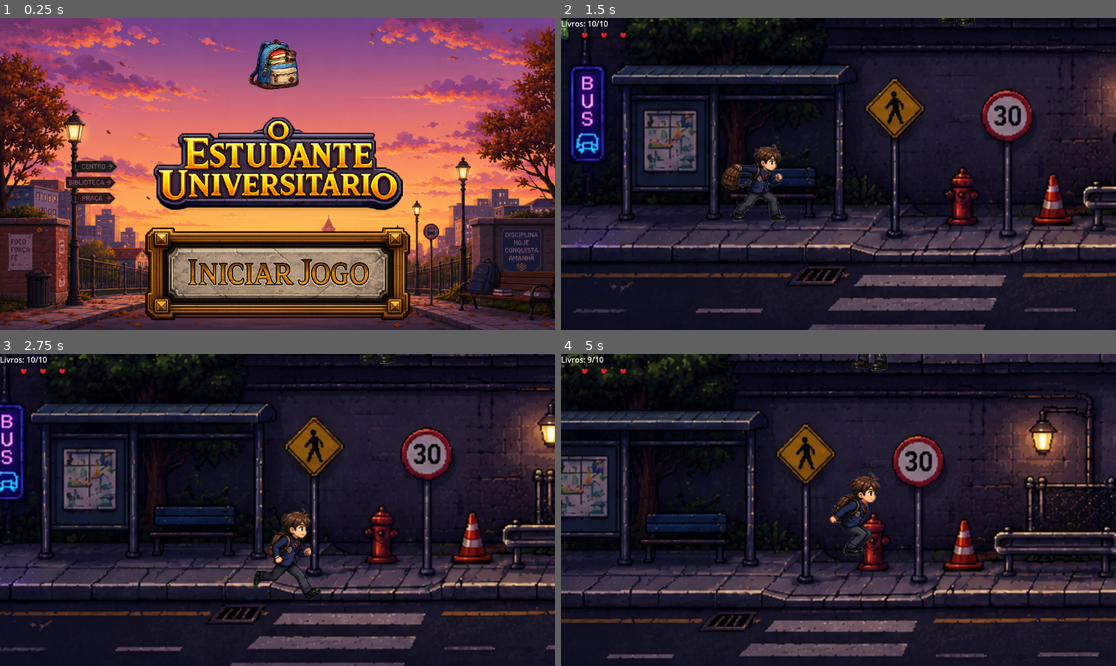
Above: before the commit, frames 1-4 (two rows, left to right).
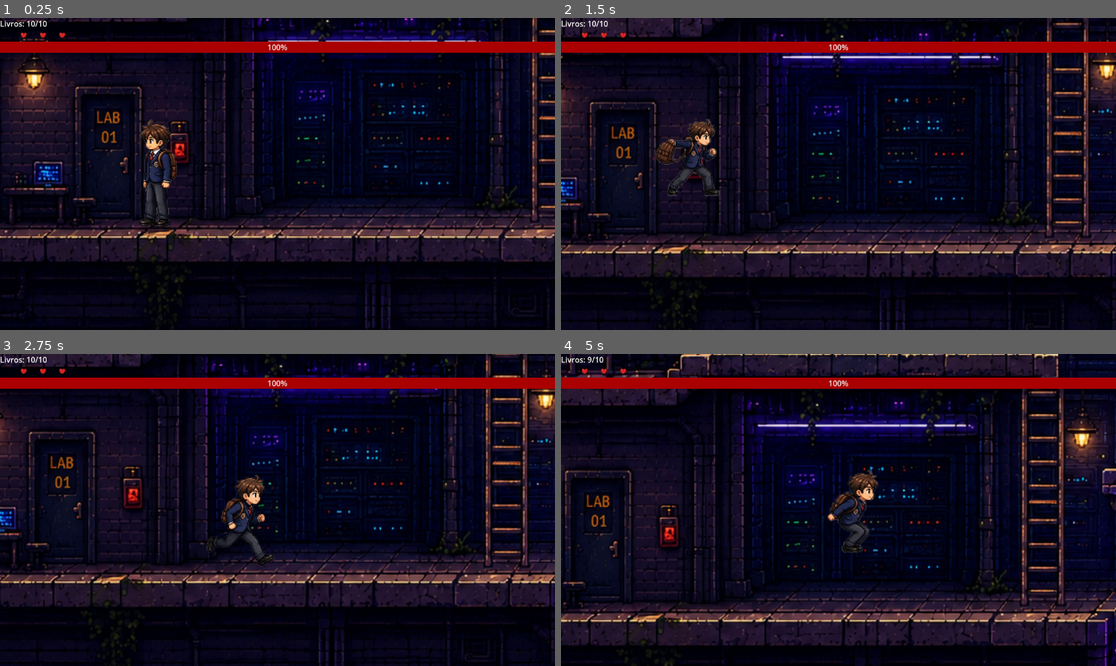
Above: after the commit, the same moments.

Repository: brielgaa/GODOT-GAME
Game: Godot game, scene res://scenes/enemies/cena_boss.tscn
Two runs of this game, one before a commit and one after it. Both use one fixed random seed, a clock stepped at 60 frames per second and the inputs below. Before the commit the project starts from res://scenes/ui/start_menu.tscn.
Inputs (mouse positions are in pixels of both pictures, inside the frame that each line leads up to):
- Up to frame 1 (0.25 s): no input
- Up to frame 2 (1.5 s): click (838, 273) at 0.52 s; tap Enter (ui_accept) at 1.25 s; hold Right (ui_right) from 1.28 s (still down); tap Z (attack) at 1.35 s
- Up to frame 3 (2.75 s): keep holding Right (ui_right); tap Enter (ui_accept) at 1.52, 2.27 s; tap Z (attack) at 2.1 s
- Up to frame 4 (5 s): release Right (ui_right) at 2.78 s; hold Left (ui_left) 2.78-3.53 s; tap X (shoot) at 2.85 s; tap Z (attack) at 3.05, 3.6, 4.35 s; hold Right (ui_right) from 3.53 s (still down); tap Enter (ui_accept) at 3.77, 4.52 s

The runs differ from the first frame. In frame 1, 92% of the frame differs, in the area x 0-100%, y 0-100%; in frame 2, 53%; in frame 3, 52%; in frame 4, 56%.

Commit message:
Add UI assets and Game Over scene; update boss/player/levels
- Added UI assets: exit.png, exitpressed.png, gameover fundo.png, tryagain.png, tryagainpressed.png
- Added Game Over scene and script: gameover.tscn, gameover.gd
- Updated project settings: project.godot
- Modified scenes: cena_boss.tscn, area_dano.tscn, level_1.tscn, vida.tscn
- Modified scripts: boss.gd, boss.tscn, player.gd, script_area_dano.gd

Diff:
--- a/GAME/project.godot
+++ b/GAME/project.godot
@@ -11,7 +11,7 @@
 [application]
 
 config/name="Projeto godot 2D"
-run/main_scene="uid://ca20x3ve3dx03"
+run/main_scene="uid://37niwy6gqpmf"
 config/features=PackedStringArray("4.6", "GL Compatibility")
 config/icon="res://icon.svg"
 
--- a/GAME/scenes/enemies/cena_boss.tscn
+++ b/GAME/scenes/enemies/cena_boss.tscn
@@ -55,13 +55,16 @@
 
 [node name="CanvasLayer" type="CanvasLayer" parent="." unique_id=1828821400]
 
-[node name="ProgressBar" type="ProgressBar" parent="CanvasLayer" unique_id=1684695441]
-anchors_preset = 5
-anchor_left = 0.5
-anchor_right = 0.5
-offset_top = 16.0
-offset_bottom = 39.0
+[node name="ProgressBar" type="ProgressBar" parent="CanvasLayer" unique_id=1684695441 groups=["barra_boss"]]
+anchors_preset = 14
+anchor_top = 0.5
+anchor_right = 1.0
+anchor_bottom = 0.5
+offset_top = -275.0
+offset_bottom = -252.0
 grow_horizontal = 2
+grow_vertical = 2
+size_flags_horizontal = 4
 theme_override_styles/background = SubResource("StyleBoxFlat_dfh2p")
 theme_override_styles/fill = SubResource("StyleBoxFlat_wdwsb")
 
@@ -154,6 +157,11 @@
 position = Vector2(522, 305)
 shape = SubResource("RectangleShape2D_olcy3")
 
+[node name="CollisionShape2D5" type="CollisionShape2D" parent="StaticBody2D" unique_id=708404355]
+position = Vector2(707, 731)
+scale = Vector2(3.9199975, 2.08)
+shape = SubResource("RectangleShape2D_olcy3")
+
 [node name="CollisionShape2D19" type="CollisionShape2D" parent="StaticBody2D" unique_id=1213601974]
 position = Vector2(1235, -415)
 shape = SubResource("RectangleShape2D_vwj21")
--- a/GAME/scenes/levels/area_dano.tscn
+++ b/GAME/scenes/levels/area_dano.tscn
@@ -1,12 +1,11 @@
 [gd_scene format=3 uid="uid://cin26qub85o7k"]
 
-[ext_resource type="Script" uid="uid://du47g7xrt4ptb" path="res://script_area_dano.gd" id="1_nymvn"]
+[ext_resource type="Script" uid="uid://du47g7xrt4ptb" path="res://scripts/script_area_dano.gd" id="1_nymvn"]
 
 [sub_resource type="RectangleShape2D" id="RectangleShape2D_fdr5x"]
 size = Vector2(80, 84)
 
 [node name="AreaDano" type="Area2D" unique_id=1557796283]
-collision_mask = 2
 script = ExtResource("1_nymvn")
 
 [node name="CollisionShape2D" type="CollisionShape2D" parent="." unique_id=58712589]
--- a/GAME/scenes/levels/level_1.tscn
+++ b/GAME/scenes/levels/level_1.tscn
@@ -1,7 +1,7 @@
 [gd_scene format=3 uid="uid://b4khvsapmhvej"]
 
 [ext_resource type="PackedScene" uid="uid://cit7sjmvqsmgq" path="res://scenes/ui/pause_menu.tscn" id="3_nsrm0"]
-[ext_resource type="PackedScene" uid="uid://131ui1ygw2vm" path="res://cena_fase.tscn" id="10_qxy0u"]
+[ext_resource type="PackedScene" uid="uid://131ui1ygw2vm" path="res://scenes/levels/cena_fase.tscn" id="10_qxy0u"]
 
 [sub_resource type="WorldBoundaryShape2D" id="WorldBoundaryShape2D_6iamk"]
 distance = -36.0
--- a/GAME/scenes/levels/vida.tscn
+++ b/GAME/scenes/levels/vida.tscn
@@ -1,6 +1,6 @@
 [gd_scene format=3 uid="uid://p57614heb600"]
 
-[ext_resource type="Script" uid="uid://ycttj4jl6aop" path="res://vida.gd" id="1_hw88q"]
+[ext_resource type="Script" path="res://scripts/vida.gd" id="1_hw88q"]
 [ext_resource type="Texture2D" uid="uid://cua16hnbt6gto" path="res://assets/sprites/ui/heart.png" id="1_j3p4a"]
 
 [sub_resource type="RectangleShape2D" id="RectangleShape2D_hw88q"]
--- /dev/null
+++ b/GAME/scenes/ui/gameover.tscn
@@ -0,0 +1,69 @@
+[gd_scene format=3 uid="uid://q8prb28rhfaw"]
+
+[ext_resource type="Script" uid="uid://s1yo7scnwpfl" path="res://scripts/gameover.gd" id="1_g3fwn"]
+[ext_resource type="Texture2D" uid="uid://ds2807tx1rgyq" path="res://assets/ui/gameover fundo.png" id="1_xg0lb"]
+[ext_resource type="Texture2D" uid="uid://0xn37ey0sngp" path="res://assets/ui/tryagain.png" id="2_sxuf3"]
+[ext_resource type="Texture2D" uid="uid://btxm0ufe33pme" path="res://assets/ui/tryagainpressed.png" id="3_valnw"]
+[ext_resource type="Texture2D" uid="uid://cexay7m6x4r1t" path="res://assets/ui/exit.png" id="4_4pfak"]
+[ext_resource type="Texture2D" uid="uid://w2a03uhkxf07" path="res://assets/ui/exitpressed.png" id="5_g3fwn"]
+
+[node name="GameOver" type="Control" unique_id=1048489337]
+layout_mode = 3
+anchors_preset = 15
+anchor_right = 1.0
+anchor_bottom = 1.0
+grow_horizontal = 2
+grow_vertical = 2
+script = ExtResource("1_g3fwn")
+
+[node name="TextureRect" type="TextureRect" parent="." unique_id=1579559555]
+layout_mode = 1
+anchors_preset = 15
+anchor_right = 1.0
+anchor_bottom = 1.0
+grow_horizontal = 2
+grow_vertical = 2
+texture = ExtResource("1_xg0lb")
+expand_mode = 1
+metadata/_edit_use_anchors_ = true
+
+[node name="TRYAGAIN" type="TextureButton" parent="." unique_id=797855981]
+custom_minimum_size = Vector2(400, 100)
+layout_mode = 1
+anchors_preset = 8
+anchor_left = 0.5
+anchor_top = 0.5
+anchor_right = 0.5
+anchor_bottom = 0.5
+offset_left = -200.0
+offset_top = -50.0
+offset_right = 200.0
+offset_bottom = 50.0
+grow_horizontal = 2
+grow_vertical = 2
+texture_normal = ExtResource("2_sxuf3")
+texture_pressed = ExtResource("3_valnw")
+ignore_texture_size = true
+stretch_mode = 4
+
+[node name="EXIT" type="TextureButton" parent="." unique_id=722068638]
+custom_minimum_size = Vector2(400, 100)
+layout_mode = 1
+anchors_preset = 8
+anchor_left = 0.5
+anchor_top = 0.5
+anchor_right = 0.5
+anchor_bottom = 0.5
+offset_left = -201.0
+offset_top = 43.0
+offset_right = 199.0
+offset_bottom = 143.0
+grow_horizontal = 2
+grow_vertical = 2
+texture_normal = ExtResource("4_4pfak")
+texture_pressed = ExtResource("5_g3fwn")
+ignore_texture_size = true
+stretch_mode = 5
+
+[connection signal="pressed" from="TRYAGAIN" to="." method="_on_tryagain_pressed"]
+[connection signal="pressed" from="EXIT" to="." method="_on_exit_pressed"]
--- a/GAME/scripts/enemies/boss.gd
+++ b/GAME/scripts/enemies/boss.gd
@@ -1,8 +1,8 @@
 extends CharacterBody2D
 
 var health = 20
-var speed = 50.0
-var jump_force = -400.0
+var speed = 100.0
+var jump_force = -600.0
 var gravity = ProjectSettings.get_setting("physics/2d/default_gravity")
 
 @export var distancia_ataque = 210.0
@@ -15,6 +15,7 @@
 var is_hurt = false
 var is_attacking = false
 var pode_atacar = true
+var barra_vida: ProgressBar
 
 var laugh_timer = 0.0
 var laugh_interval = 0.0
@@ -35,6 +36,10 @@
 	add_to_group("enemies")
 	player = get_tree().get_first_node_in_group("player")
 	_sortear_proximo_laugh()
+	barra_vida = get_tree().get_first_node_in_group("barra_boss")
+	if barra_vida != null:
+		barra_vida.max_value = health # A barra tem que saber que o máximo é 20, e não 100!
+		barra_vida.value = health
 
 func _sortear_proximo_laugh():
 	laugh_interval = randf_range(6.0, 14.0)
@@ -116,16 +121,27 @@
 	pode_atacar = true
 
 func take_damage():
-	if is_dead or is_hurt:
-		return
+	if is_dead or is_hurt: return
 	health -= 1
 	is_hurt = true
 
-	# ✅ Som de hit alternado
+	# Atualiza a barra de vida
+	if barra_vida != null:
+		barra_vida.value = health
+
+	# Toca o som de hit alternado
 	hit_sounds[hit_sound_index].play()
 	hit_sound_index = (hit_sound_index + 1) % hit_sounds.size()
 
+	# Toca a animação
 	animated_sprite.play("hit")
+
+	# Verifica se morreu ou se apenas tomou dano
+	if health <= 0:
+		die()
+	else:
+		await animated_sprite.animation_finished
+		is_hurt = false
 
 	if health <= 0:
 		die()
--- a/GAME/scripts/enemies/boss.tscn
+++ b/GAME/scripts/enemies/boss.tscn
@@ -216,8 +216,8 @@
 "speed": 5.0
 }]
 
-[sub_resource type="RectangleShape2D" id="RectangleShape2D_my25f"]
-size = Vector2(73.9736, 63.966526)
+[sub_resource type="RectangleShape2D" id="RectangleShape2D_y5e5y"]
+size = Vector2(46.022663, 44.749107)
 
 [node name="BOSS" type="CharacterBody2D" unique_id=886891651]
 position = Vector2(1, 4)
@@ -230,9 +230,9 @@
 animation = &"hit"
 
 [node name="CollisionShape2D" type="CollisionShape2D" parent="." unique_id=417119210]
-position = Vector2(-0.12047542, 251.70992)
+position = Vector2(0.48191267, 400.15442)
 scale = Vector2(1, -47.01853)
-shape = SubResource("RectangleShape2D_my25f")
+shape = SubResource("RectangleShape2D_y5e5y")
 
 [node name="Boss" type="Node2D" parent="." unique_id=1589968176]
 
--- /dev/null
+++ b/GAME/scripts/gameover.gd
@@ -0,0 +1,11 @@
+extends Control
+
+func _on_tryagain_pressed() -> void:
+	# Reinicia o jogo.
+	# IMPORTANTE: Troque o caminho abaixo para o arquivo da sua 1ª fase!
+	print(">>> O BOTÃO FOI CLICADO! <<<")
+	get_tree().change_scene_to_file("res://scenes/levels/level_1.tscn")
+
+func _on_exit_pressed() -> void:
+	# Fecha o jogo e volta para o Windows
+	get_tree().quit()
--- a/GAME/scripts/player.gd
+++ b/GAME/scripts/player.gd
@@ -184,7 +184,7 @@
 
 	var todos_inimigos = get_tree().get_nodes_in_group("enemies")
 	for inimigo in todos_inimigos:
-		if global_position.distance_to(inimigo.global_position) < 200:
+		if global_position.distance_to(inimigo.global_position) < 240:
 			if inimigo.has_method("take_damage"):
 				inimigo.take_damage()
 
@@ -285,6 +285,6 @@
 	animated_sprite.play("death")
 	animated_sprite.flip_h = current_flip
 	audio_death.play()  # ✅
-	await get_tree().create_timer(1.5).timeout
+	await get_tree().create_timer(3).timeout
 	get_tree().paused = false
-	get_tree().change_scene_to_file("res://scenes/ui/game_over.tscn")
+	get_tree().change_scene_to_file("res://scenes/ui/gameover.tscn")
--- a/GAME/scripts/script_area_dano.gd
+++ b/GAME/scripts/script_area_dano.gd
@@ -1,13 +1,15 @@
 extends Area2D
 
-@export var valor_dano = 1
+# O _physics_process roda o tempo todo (60 vezes por segundo)
+func _physics_process(delta: float) -> void:
 
-func causar_dano(body: Node2D) -> void:
-	if (body.name=="Personagem"):
-		body.colidindo_com_inimigo = true
-		body.valor_dano = valor_dano
-		body.sofrer_dano()
+	# Cria uma lista de tudo o que está a tocar no espinho neste exato momento
+	var corpos_tocando = get_overlapping_bodies()
 
-func finalizar_colisao(body: Node2D) -> void:
-	if (body.name=="Personagem"):
-		body.colidindo_com_inimigo = false
+	for body in corpos_tocando:
+		if body.is_in_group("player"):
+			if body.has_method("take_damage"):
+				# O espinho grita "TOMA DANO!" sem parar.
+				# O script do seu Personagem vai ignorar se estiver invencível (piscando),
+				# e vai perder outro coração assim que a invencibilidade acabar!
+				body.take_damage()
Binary file added: GAME/assets/ui/exit.png
Not shown, added: GAME/assets/ui/exit.png.import
Binary file added: GAME/assets/ui/exitpressed.png
Not shown, added: GAME/assets/ui/exitpressed.png.import
Binary file added: GAME/assets/ui/gameover fundo.png
Not shown, added: GAME/assets/ui/gameover fundo.png.import
Binary file added: GAME/assets/ui/tryagain.png
Not shown, added: GAME/assets/ui/tryagain.png.import
Binary file added: GAME/assets/ui/tryagainpressed.png
Not shown, added: GAME/assets/ui/tryagainpressed.png.import
Not shown, added: GAME/scripts/gameover.gd.uid
Not shown, added: GAME/scenes/player.tscn4416989684.tmp
(and 1 more such lines)
